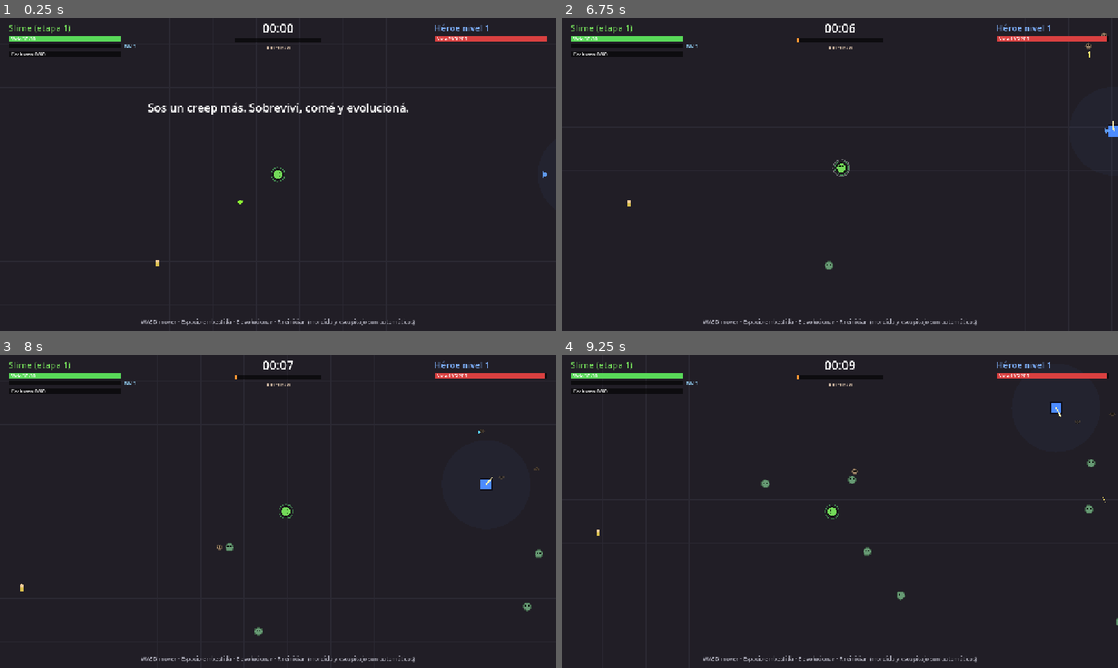
Above: before the commit, frames 1-4 (two rows, left to right).
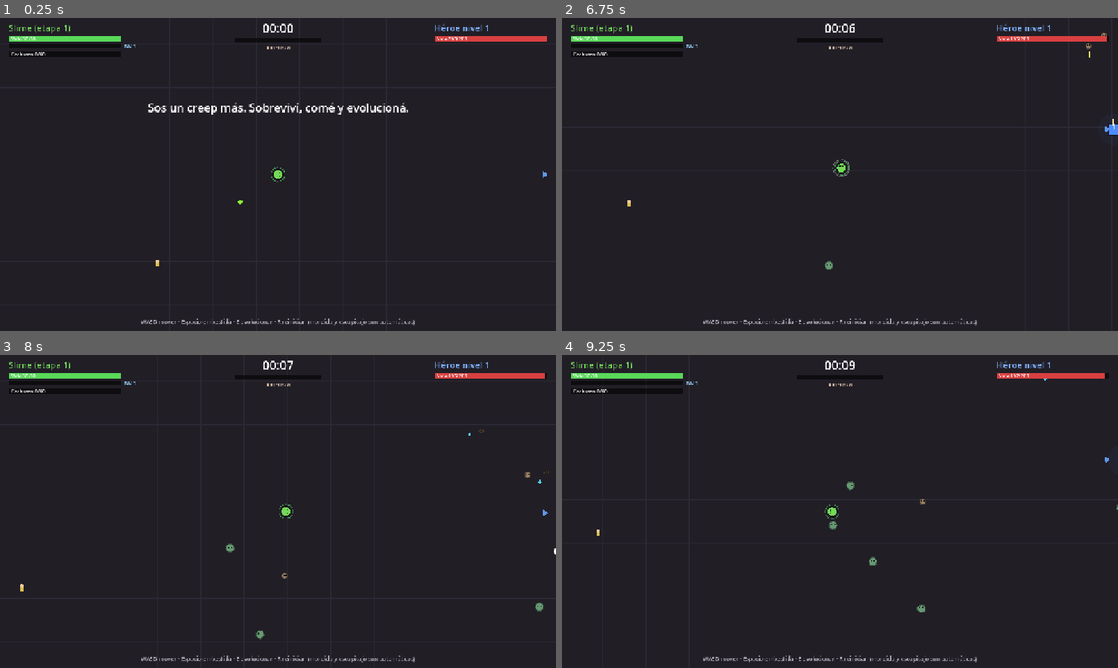
Above: after the commit, the same moments.

Repository: FedeOsorio/survive-the-hero
Game: Godot game, scene res://scenes/main.tscn
The game is run twice, just before and just after one commit, with the same random seed, the same clock (stepped at 60 frames per second) and the same inputs.
Inputs:
- Up to frame 1 (0.25 s): no input
- Up to frame 2 (6.75 s): tap Enter at 0.5 s; hold D (move_right) 0.53-1.28 s; tap Space (dash) at 0.6, 5.85 s; hold S (move_down) 1.28-2.03 s; tap E (evolve) at 1.35, 6.6 s; hold D (move_right) 2.03-2.78 s; tap 1 (pick_1) at 2.1 s; hold W (move_up) 2.78-3.53 s; tap 2 (pick_2) at 2.85 s; hold A (move_left) 3.53-5.03 s; tap 3 (pick_3) at 3.6 s; tap Shift at 4.35 s; hold S (move_down) 5.03-5.78 s; tap L at 5.1 s; hold D (move_right) 5.78-6.53 s; hold W (move_up) from 6.53 s (still down)
- Up to frame 3 (8 s): release W (move_up) at 7.28 s; hold D (move_right) from 7.28 s (still down); tap 1 (pick_1) at 7.35 s
- Up to frame 4 (9.25 s): release D (move_right) at 8.03 s; hold S (move_down) 8.03-8.78 s; tap 2 (pick_2) at 8.1 s; hold A (move_left) from 8.78 s (still down); tap 3 (pick_3) at 8.85 s

The runs differ from the first frame. In frame 2, less than 0.1% of the frame differs, in the area x 42-100%, y 6-38%; in frame 3, 0.3%; in frame 4, 0.5%, in the area x 35-100%, y 5-87%.

Commit message:
Gemas solo para el héroe, detección más lenta y héroe que se defiende de la horda

Diff:
--- a/scripts/balance.gd
+++ b/scripts/balance.gd
@@ -57,15 +57,14 @@
 const CIVILIAN_SPEED := 85.0
 const CIVILIAN_FLEE_RADIUS := 220.0
 const CIVILIAN_BIOMASS := 4.0
-const GEM_BIOMASS := 0.5
 
 # --- Amenaza y detección -----------------------------------------------------
-const DETECTION_THRESHOLD := 100.0
-const THREAT_PER_DAMAGE := 0.5
+const DETECTION_THRESHOLD := 150.0
+const THREAT_PER_DAMAGE := 0.15
 const THREAT_PER_STOLEN_GEM := 3.0
-const STEAL_RADIUS := 300.0 # robar una gema cerca del héroe suma amenaza
+const STEAL_RADIUS := 300.0 # pisar una gema cerca del héroe suma amenaza
 const THREAT_PER_STAGE := 20.0
-const THREAT_PASSIVE_PER_STAGE := 0.4 # por segundo y por etapa: crecer te vuelve visible
+const THREAT_PASSIVE_PER_STAGE := 0.15 # por segundo y por etapa: crecer te vuelve visible
 
 # Hambre: si vas atrás del héroe, cada bocado rinde más.
 # Tu poder = nivel + 3 x etapa; por cada nivel del héroe por encima, +12% de biomasa.
@@ -88,8 +87,10 @@
 const HERO_ARROW_COOLDOWN := 0.45
 const HERO_ARROW_SPEED := 520.0
 const HERO_RANGE := 420.0
-const HERO_PICKUP_RADIUS := 100.0
-const HERO_PICKUP_PER_LEVEL := 2.0
+# El héroe sube de nivel SOLO juntando gemas: tiene que caminar hasta ellas.
+const HERO_PICKUP_RADIUS := 35.0
+const HERO_PICKUP_PER_LEVEL := 1.0
+const GEM_SCATTER := 30.0 # las gemas saltan un poco al caer, lejos del cadáver
 const HERO_DAMAGE_PER_LEVEL := 1.10
 const HERO_COOLDOWN_PER_LEVEL := 0.95
 const HERO_MIN_COOLDOWN := 0.18
@@ -122,7 +123,7 @@
 const HERO_AIM_ERROR_DEG := 6.0
 const HERO_RETREAT_HP := 0.3
 const HERO_MISTAKE_CHANCE := 0.06
-const HERO_DETECTED_TARGET_BONUS := 400.0
+const HERO_DETECTED_TARGET_BONUS := 150.0 # chico: si tiene creeps encima, se defiende primero
 const HERO_ENRAGE_DAMAGE_MULT := 5.0
 const HERO_ENRAGE_SPEED_MULT := 1.3
 
--- a/scripts/creep.gd
+++ b/scripts/creep.gd
@@ -230,9 +230,9 @@
 			world.remove_corpse(c)
 		elif d < radius + magnet:
 			c.position = c.position.move_toward(position, B.MAGNET_PULL_SPEED * delta)
+	# las gemas son del héroe: no te alimentan, pero pisarlas se las destruye
 	for g in world.gems.duplicate():
 		if position.distance_to(g.position) < radius + 6.0:
-			_eat(B.GEM_BIOMASS)
 			if position.distance_to(world.hero.position) < B.STEAL_RADIUS:
 				world.add_threat(B.THREAT_PER_STOLEN_GEM)
 			world.remove_gem(g)
--- a/scripts/hero.gd
+++ b/scripts/hero.gd
@@ -209,7 +209,8 @@
 		var hunting: bool = target == world.player and world.detected
 		var ideal := 220.0 if hunting else B.HERO_RANGE * 0.5
 		if hunting and d > ideal + 60.0:
-			steer += to_t / d * 1.8
+			# con creeps encima prioriza zafar antes que perseguirte
+			steer += to_t / d * 1.8 / (1.0 + danger)
 		elif d < ideal - 60.0:
 			steer -= to_t / d * 0.8
 
--- a/scripts/main.gd
+++ b/scripts/main.gd
@@ -177,7 +177,7 @@
 
 	var g = Gem.new()
 	g.world = self
-	g.position = m.position + Vector2(rng.randf_range(-6, 6), rng.randf_range(-6, 6))
+	g.position = m.position + Vector2(rng.randf_range(-B.GEM_SCATTER, B.GEM_SCATTER), rng.randf_range(-B.GEM_SCATTER, B.GEM_SCATTER))
 	g.xp = m.xp
 	gems.append(g)
 	_entities.add_child(g)
Not shown, changed: README.md
